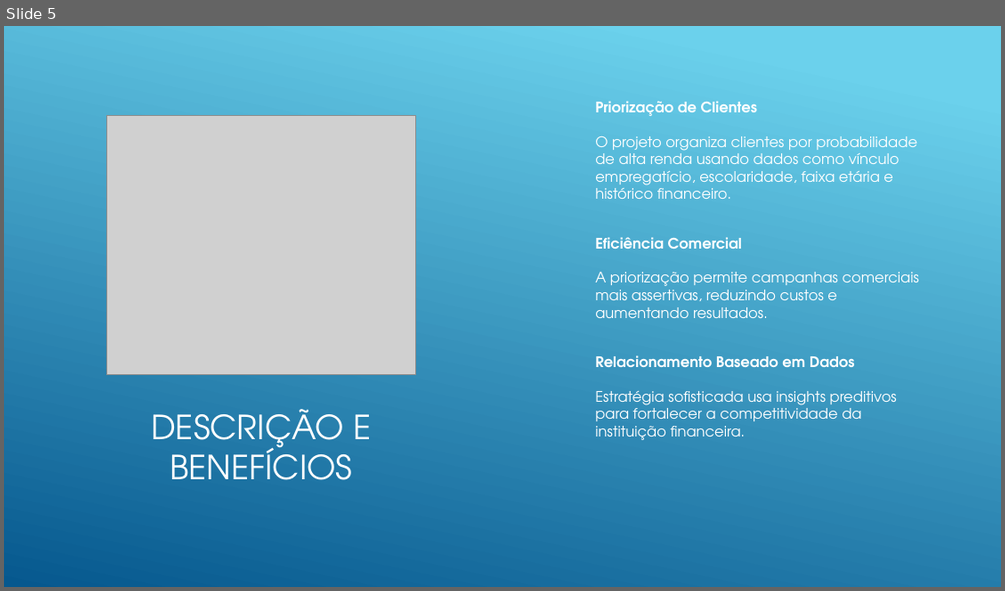
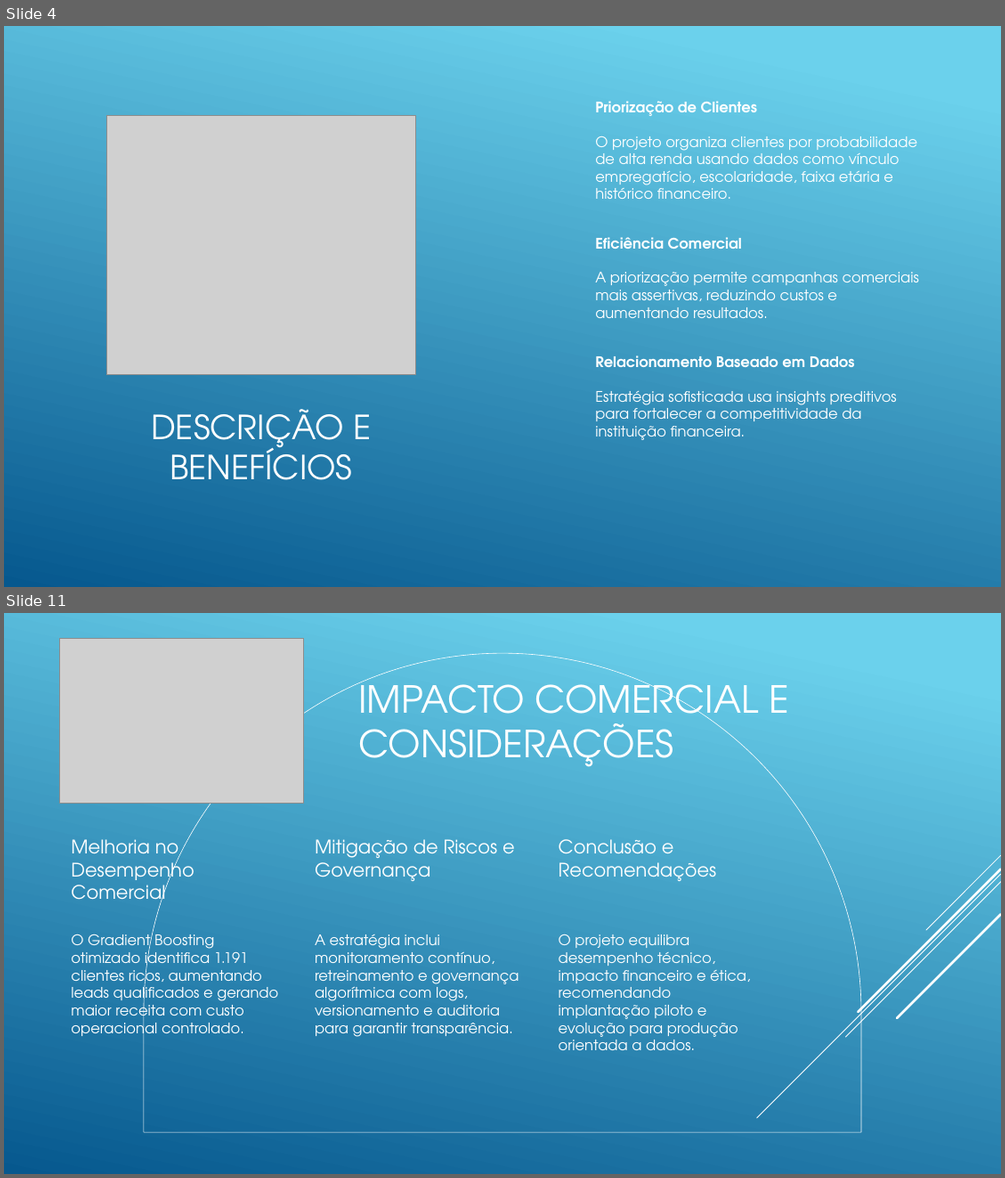
Before and after one commit to lincolngmc/caixaVersoGrupo5Modulo2, a slide deck: segmentacao_clientes_alta_renda.pptx. Shown one above the other, each under a label of ours: slide 5 before the commit, slides 4 and 11 after it; the slides between them are not shown. The pictures are 1005x591 and 1005x1178 pixels, drawn with LibreOffice and Linux fonts; fonts in the diff are those of the drawing; grey boxes stand for pictures. Boxes give left, top, right and bottom in pixels: in the first picture for what was removed or moved away, otherwise in the second. Text is boxed around its words. In the diff, an @@ line names an element or a change of style, - is before the commit and + after.

```diff
--- a/segmentacao_clientes_alta_renda.pptx
+++ b/segmentacao_clientes_alta_renda.pptx
@@ slide 11 added at [4, 613, 1001, 1174], background gradient #6ED2EB to #06588E @@
@@ picture added at [59, 639, 303, 803] @@
@@ freeform shape added at [144, 653, 862, 1132], outline #FFFFFF 0.5 pt @@
@@ title added at [358, 674, 789, 767], 36 pt, text #FFFFFF @@
+IMPACTO COMERCIAL E CONSIDERAÇÕES
@@ group added at [757, 855, 1001, 1118]: 5 lines @@
@@ group added at [71, 839, 750, 1050]: 6 texts @@
+Melhoria no Desempenho Comercial
+O Gradient Boosting otimizado identifica 1.191 clientes ricos, aumentando leads qualificados e gerando maior receita com custo operacional controlado.
+Mitigação de Riscos e Governança
+A estratégia inclui monitoramento contínuo, retreinamento e governança algorítmica com logs, versionamento e auditoria para garantir transparência.
+Conclusão e Recomendações
+O projeto equilibra desempenho técnico, impacto financeiro e ética, recomendando implantação piloto e evolução para produção orientada a dados.
@@ what was slide 5 is now slide 4 @@
```
Also in this commit, not shown: 4 slides changed, 3 other slides added, 11 slides removed, 1 other file.
